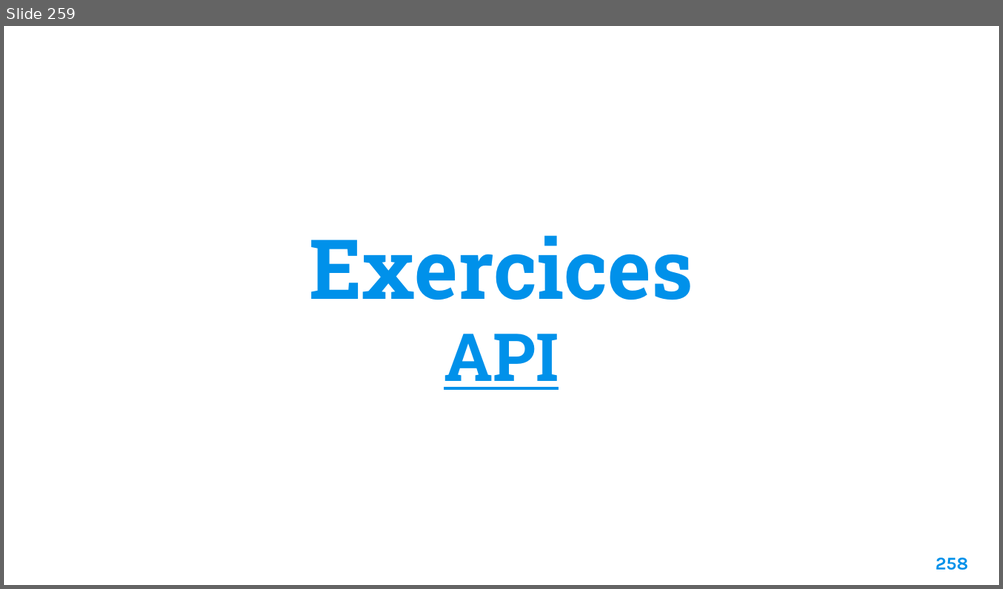
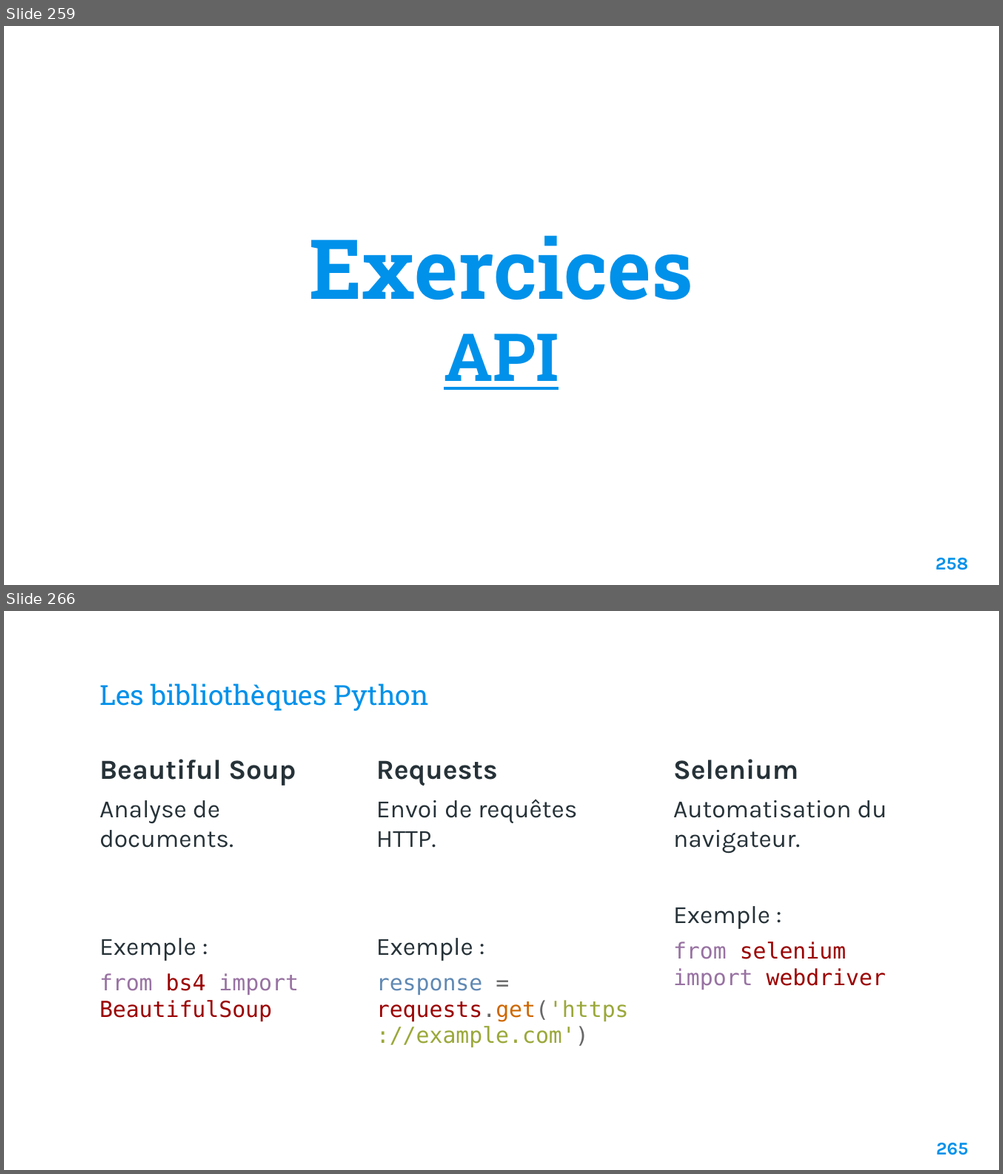
Before and after one commit to Fully-san/PythonSoftwareDevelopment, a slide deck: Supports/Python Software Development.pptx. Shown one above the other, each under a label of ours: slide 259 before the commit, slides 259 and 266 after it; the slides between them are not shown. The pictures are 1003x589 and 1003x1174 pixels, drawn with LibreOffice and Linux fonts; fonts in the diff are those of the drawing; background and template pictures are left out. Boxes give left, top, right and bottom in pixels: in the first picture for what was removed or moved away, otherwise in the second. Text is boxed around its words. In the diff, an @@ line names an element or a change of style, - is before the commit and + after.

```diff
--- a/Supports/Python Software Development.pptx
+++ b/Supports/Python Software Development.pptx
@@ slide 266 added at <box>4,611,999,1170</box>, background picture (left out) @@
@@ title added at <box>99,684,429,711</box>, 20 pt, text #0091EA @@
+Les bibliothèques Python
@@ text added at <box>99,759,299,1022</box>, 18 pt, text #263238 @@
+Beautiful Soup
+Analyse de documents.
+Exemple :
+from bs4 import BeautifulSoup
@@ text added at <box>376,760,629,1048</box>, 16 pt, text #263238 @@
+Requests
+Envoi de requêtes HTTP.
+Exemple :
+response = requests.get('https://example.com')
@@ text added at <box>673,759,887,990</box>, 18 pt, text #263238 @@
+Selenium
+Automatisation du navigateur.
+Exemple :
+from selenium import webdriver
@@ page number added at <box>936,1143,967,1156</box>, 13 pt, text #0091EA, bold @@
+265
```
Also in this commit, not shown: 1 slide changed, 13 other slides added, 6 other files.
